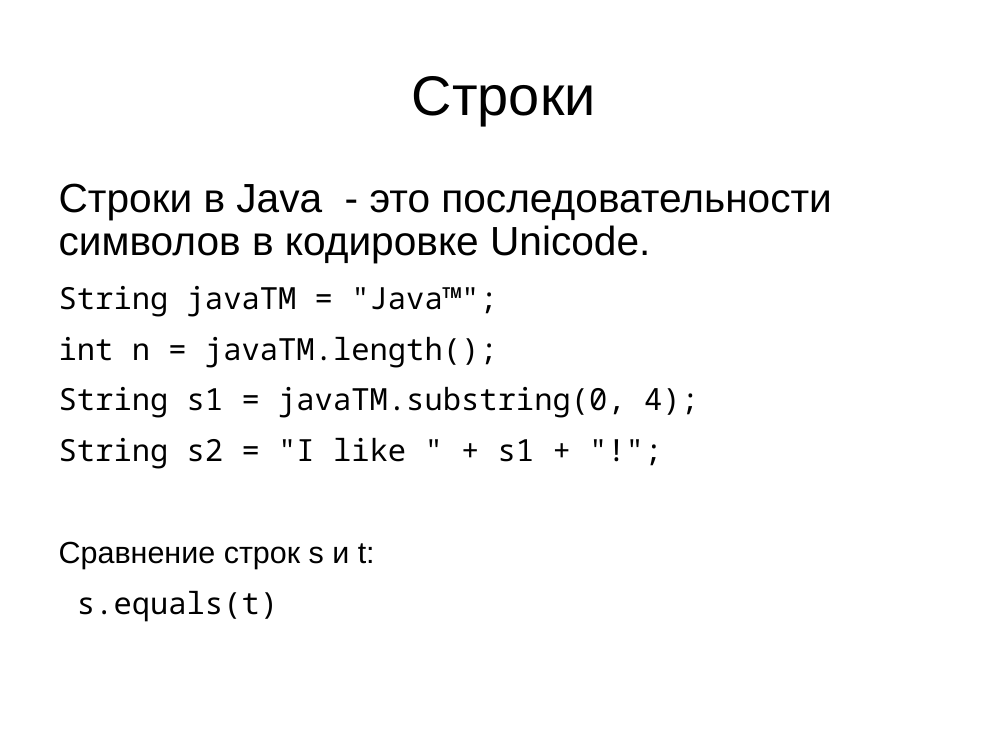
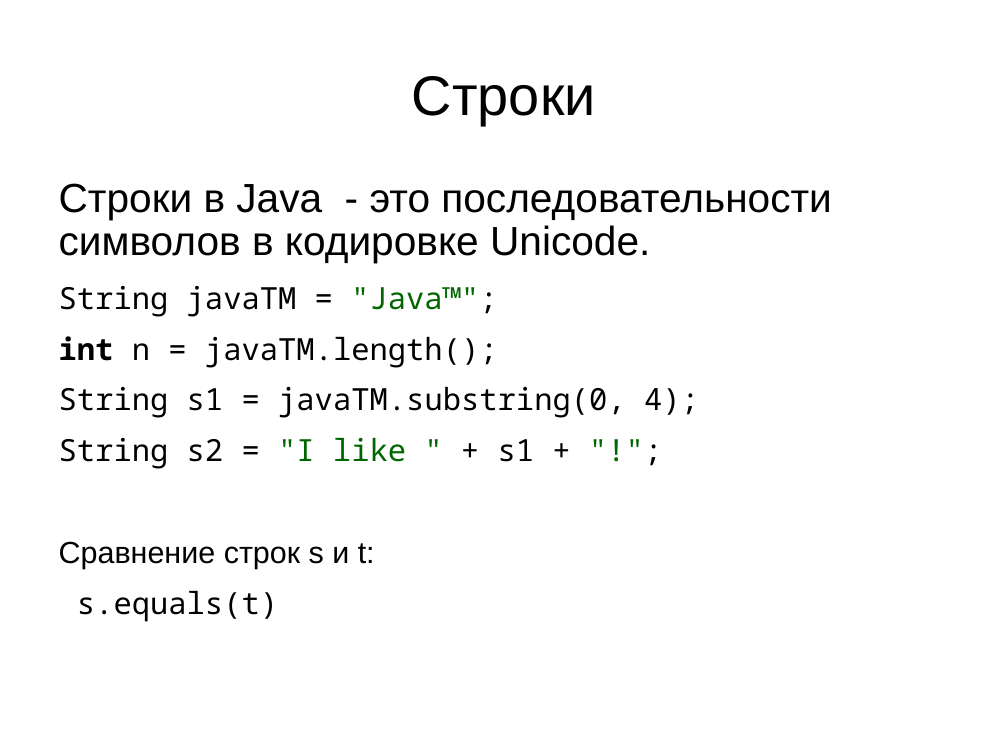
Before and after one commit to kikht/java-examples, a slide deck: slide 22 of slides/01-intro.odp (slide 25 before the commit). Drawn at 1008x756 pixels with LibreOffice and Linux fonts; fonts in the diff are those of the drawing. Boxes give left, top, right and bottom in pixels: in the first picture for what was removed or moved away, otherwise in the second. Text is boxed around its words. In the diff, an @@ line names an element or a change of style, - is before the commit and + after.

```diff
--- a/slides/01-intro.odp
+++ b/slides/01-intro.odp
@@ text at bbox=[59, 286, 535, 469]: text colour #000000 to #006600 in ""Java™";", ""I like " "!";"; bold on in "int" @@
```
Also in this commit, not shown: 14 other slides changed, 1 slide added, 3 slides removed, 3 other files.
